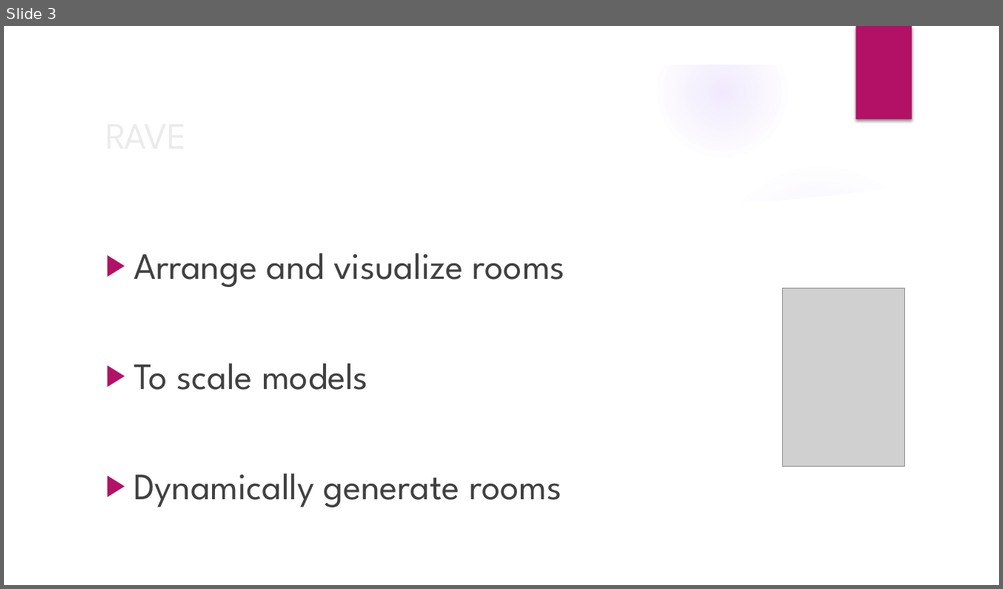
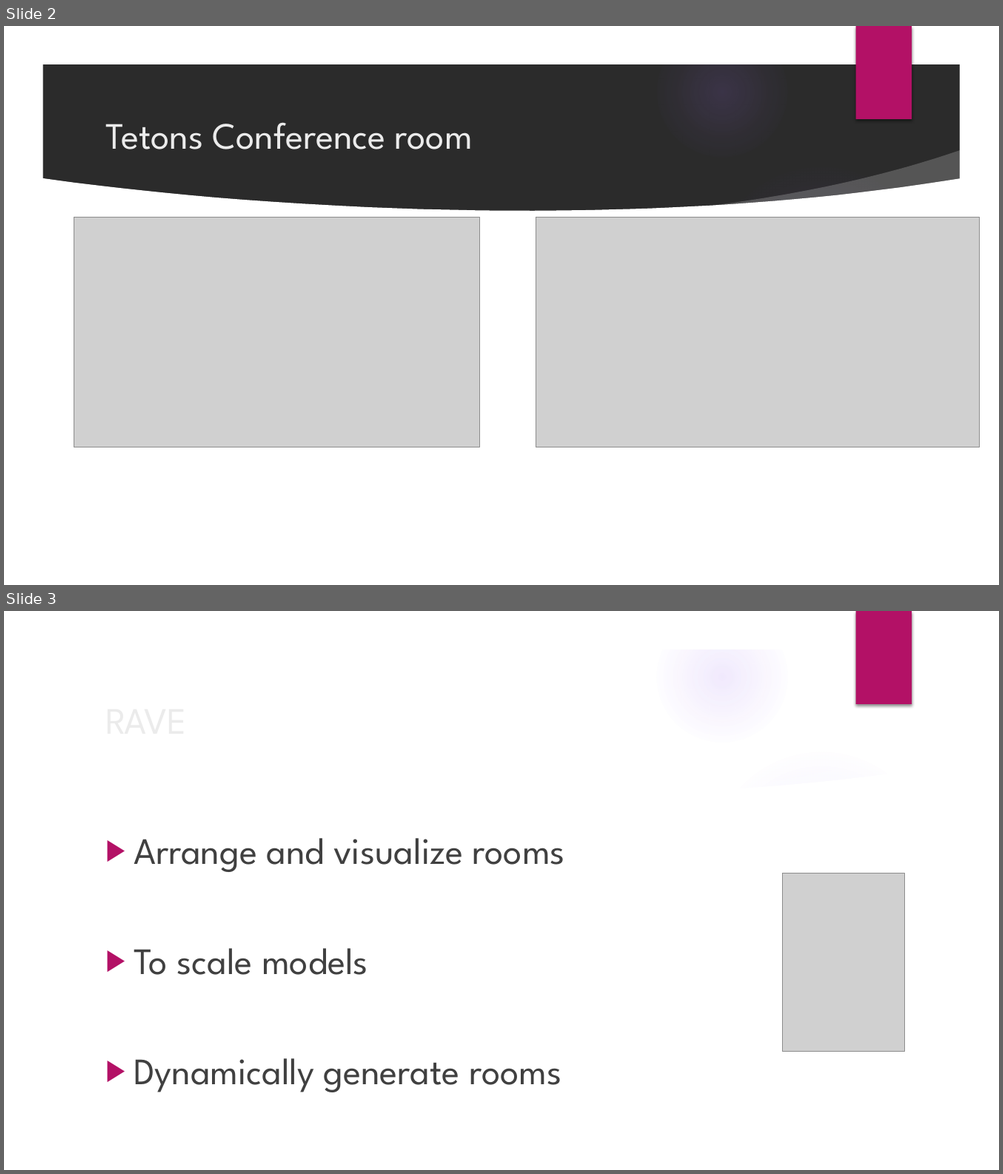
Before and after one commit to beyawnoc/Rave, a slide deck: science_fair_presentation.pptx. Shown one above the other, each under a label of ours: slide 3 before the commit, slides 2 and 3 after it. The pictures are 1003x589 and 1003x1174 pixels, drawn with LibreOffice and Linux fonts; fonts in the diff are those of the drawing; grey boxes stand for pictures; background and template pictures are left out; a plain dark background stands for a picture behind light text. Boxes give left, top, right and bottom in pixels: in the first picture for what was removed or moved away, otherwise in the second. Text is boxed around its words. In the diff, an @@ line names an element or a change of style, - is before the commit and + after.

```diff
--- a/science_fair_presentation.pptx
+++ b/science_fair_presentation.pptx
@@ slide 2 added at <box>4,26,999,585</box>, background picture (left out); not listed: 9 template elements that a slide beside it also shows @@
@@ title added at <box>105,122,472,150</box>, 36 pt, text #EBEBEB @@
+Tetons Conference room
@@ picture added at <box>74,217,480,448</box> @@
@@ picture added at <box>535,218,979,448</box> @@
```
Also in this commit, not shown: 1 slide removed.
